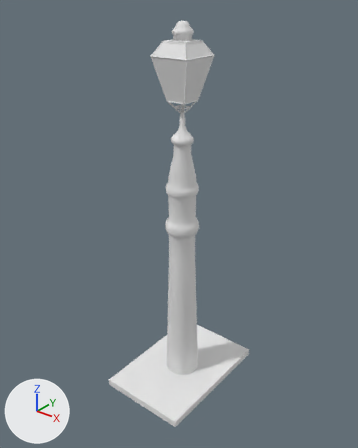
Two versions of the OBJ model assets/models/lampe.obj, one commit apart.
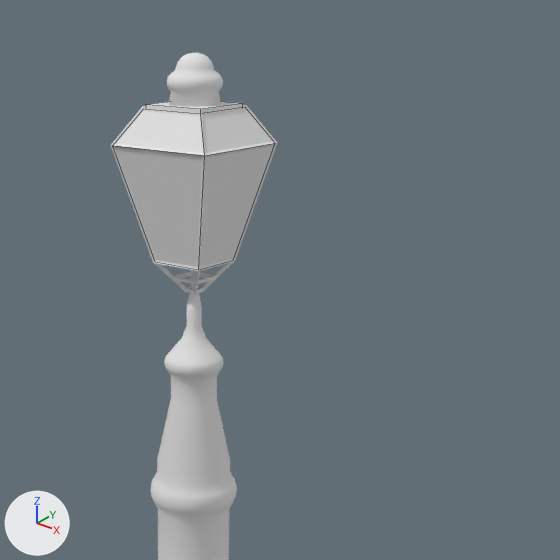
Old and new are each drawn whole from a 50 mm lens placed at (4.49, -5.7, 6.55), pointed at (-0.04, -0.04, 3.04) and again close up on the part from 30% to 90% of the width and 0% to 48% of the height. Lighting does not change. The marker at lower left points along +X, +Y and +Z. The close-ups show mesh edges as thin lines. Where no turn or scale is listed for an object, it has been applied to the vertices.

Script lines for the objects in view, before the commit:
```python
me_cap = bpy.data.meshes.new('cap')
me_cap.from_pydata(...)  # 416 vertices, 386 faces; spans x -0.149..0.149, y -0.149..0.149, z 5.799..6.095
me_cap.materials.append(mat_material_002)  # white #e7e7e7
me_lamp = bpy.data.meshes.new('lamp')
me_lamp.from_pydata(...)  # 12 vertices, 10 faces; spans x -0.31..0.31, y -0.31..0.31, z 5.019..5.824
me_lamp.materials.append(mat_material_001)  # white #e7e7e7
me_lamp_frame = bpy.data.meshes.new('lamp_frame')
me_lamp_frame.from_pydata(...)  # 112 vertices, 144 faces; spans x -0.319..0.319, y -0.319..0.319, z 4.847..5.834
me_lamp_frame.materials.append(mat_material_002)  # white #e7e7e7
ob_cap = bpy.data.objects.new('cap', me_cap)
ob_cap.location = (0.0, 0.0, 0.0)
ob_lamp = bpy.data.objects.new('lamp', me_lamp)
ob_lamp.location = (0.0, 0.0, 0.0)
ob_lamp_frame = bpy.data.objects.new('lamp_frame', me_lamp_frame)
ob_lamp_frame.location = (0.0, 0.0, 0.0)
# also in view: 'column' at (0.0, 0.02, 2.56)
```
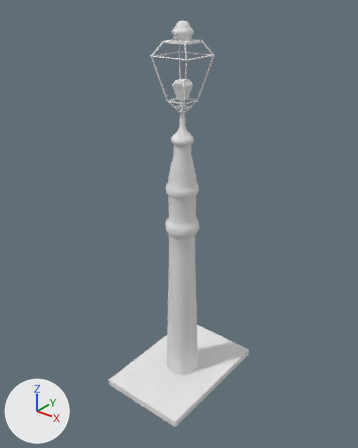
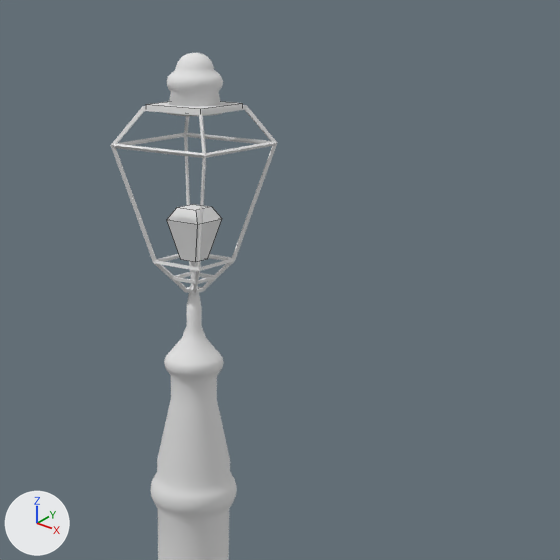
What changed in the scene script:
```text
Add me_white_lamp:
    me_white_lamp.from_pydata([(-0.054, -0.054, 5.03), (-0.109, -0.109, 5.247), (-0.054, 0.054, 5.03), (-0.109, 0.109, 5.247), (0.054, -0.054, 5.03), (0.109, -0.109, 5.247), (0.054, 0.054, 5.03), (0.109, 0.109, 5.247), (-0.067, -0.067, 5.312), (-0.067, 0.067, 5.312), (0.067, 0.067, 5.312), (0.067, -0.067, 5.312)], [], [(0, 1, 3, 2), (2, 3, 7, 6), (6, 7, 5, 4), (4, 5, 1, 0), (2, 6, 4, 0), (5, 7, 10, 11), (10, 9, 8, 11), (3, 1, 8, 9), (1, 5, 11, 8), (7, 3, 9, 10)])
    me_white_lamp.materials.append(mat_material_001)  # white #e7e7e7
Remove ob_lamp:
    ob_lamp = bpy.data.objects.new('lamp', me_lamp)
    ob_lamp.location = (0.0, 0.0, 0.0)
Add ob_white_lamp:
    ob_white_lamp = bpy.data.objects.new('white_lamp', me_white_lamp)
    ob_white_lamp.location = (0.0, 0.0, 0.0)
```

Boxes [x1, y1, x2, y2] around the edits, measured in the close-ups (560 x 560 px):
'lamp', deleted
    before: [116, 110, 273, 267]
'white_lamp', added
    after: [167, 204, 222, 262]
